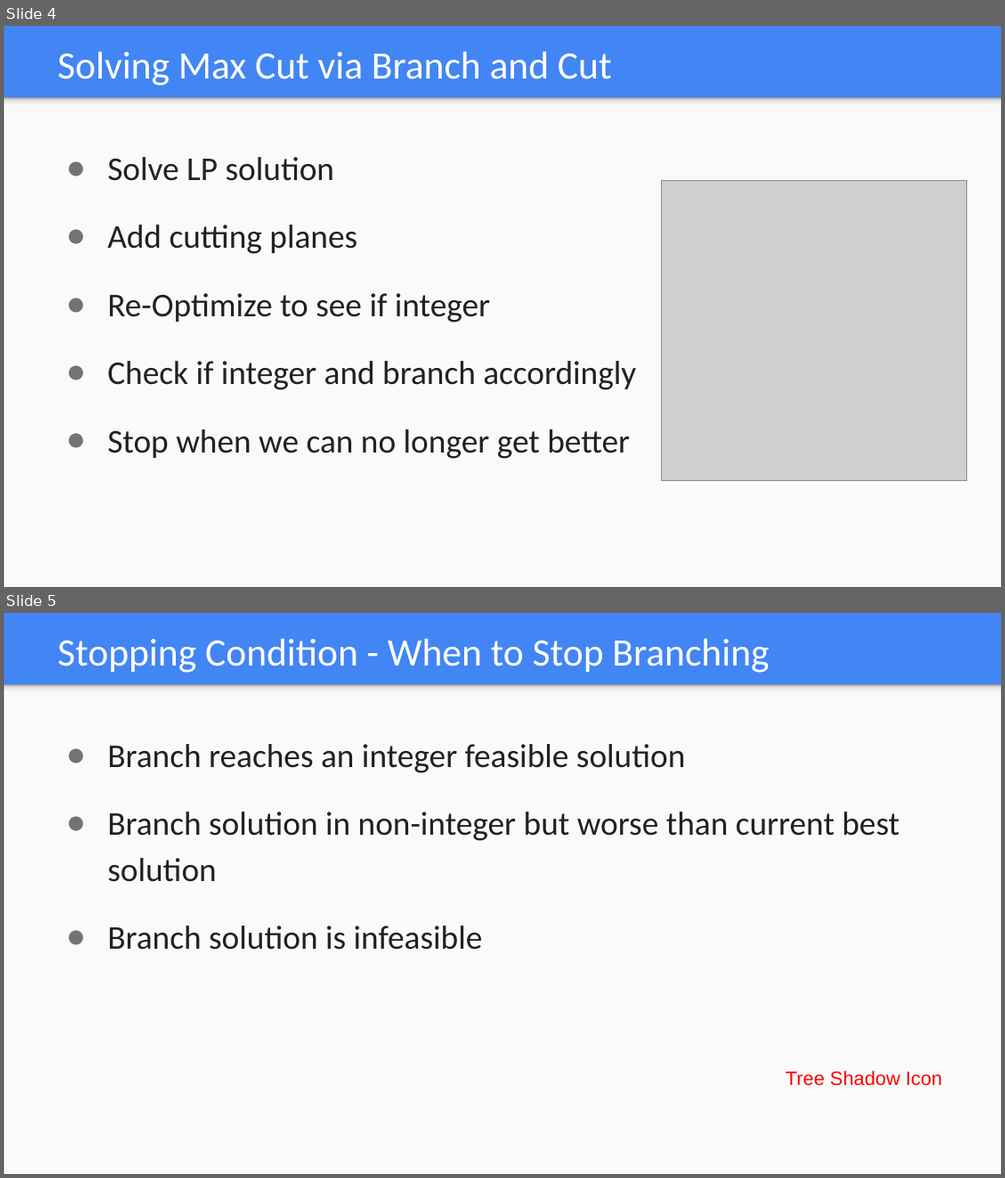
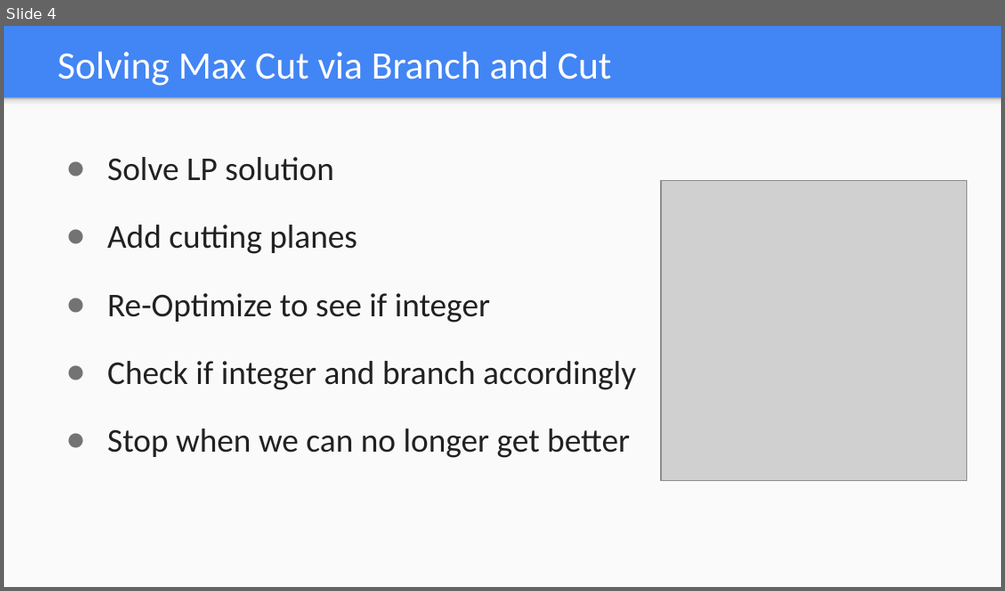
Before and after one commit to aggardner/574_max_cut, a slide deck: Max_Cut_ppt.pptx. Shown one above the other, each under a label of ours: slides 4 and 5 before the commit, slide 4 after it. The pictures are 1005x1178 and 1005x591 pixels, drawn with LibreOffice and Linux fonts; fonts in the diff are those of the drawing; grey boxes stand for pictures. Boxes give left, top, right and bottom in pixels: in the first picture for what was removed or moved away, otherwise in the second. Text is boxed around its words. In the diff, an @@ line names an element or a change of style, - is before the commit and + after.

```diff
--- a/Max_Cut_ppt.pptx
+++ b/Max_Cut_ppt.pptx
@@ slide 5 removed at (4, 613, 1001, 1174), background #4285F4; not listed: 2 template elements that a slide beside it also shows @@
@@ text removed at (57, 638, 769, 673) @@
-Stopping Condition - When to Stop Branching
@@ text removed at (107, 744, 899, 949) @@
-● Branch reaches an integer feasible solution
-● Branch solution in non-integer but worse than current best solution
-● Branch solution is infeasible
@@ text removed at (785, 1070, 942, 1086) @@
-Tree Shadow Icon
```
Also in this commit, not shown: 8 other slides changed, 2 slides added, 9 other files.
